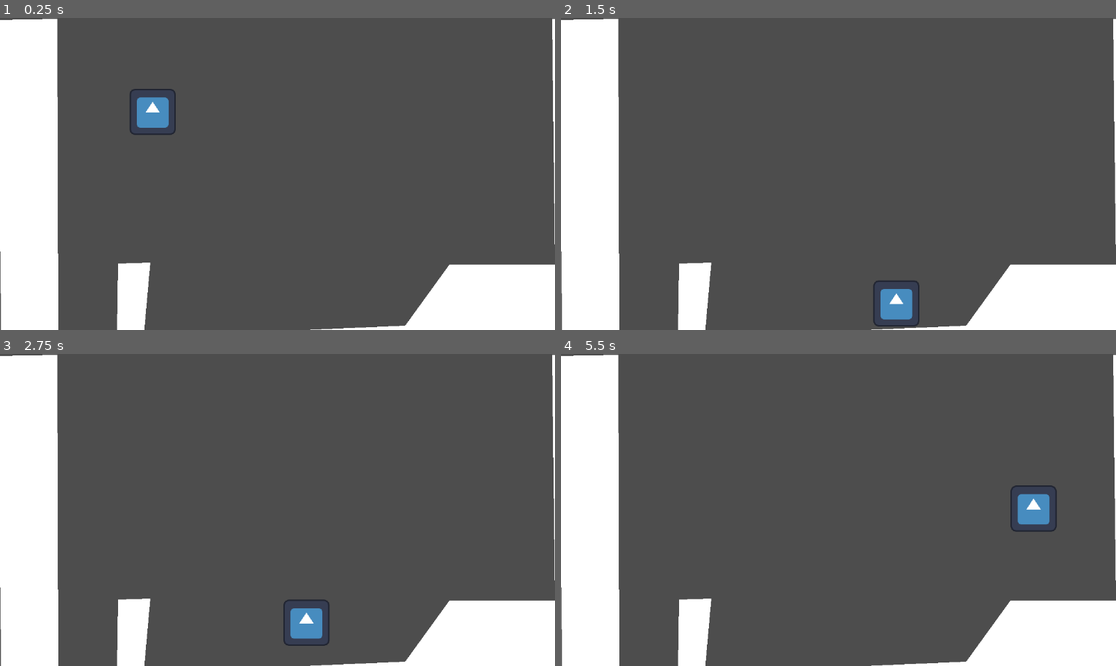
Above: before the commit, frames 1-4 (two rows, left to right).
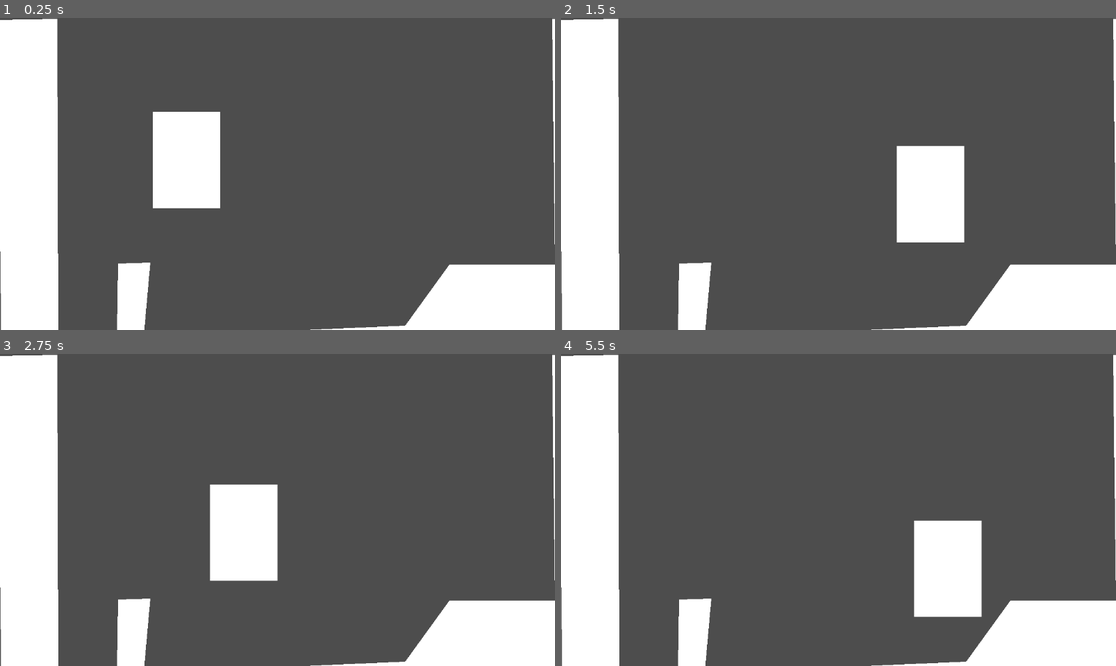
Above: after the commit, the same moments.

Repository: Colonelpanic0/Heist
Game: Godot game, scene res://Scenes/test2.tscn
Same seed, same stepped clock (60 frames per second), same inputs: the game is played once before the commit and once after it. This scene is started directly instead of the project's main scene. The engine's default icon, where the game draws it, is replaced by a stand-in: a white triangle on a blue panel in a dark square.
Inputs:
- Up to frame 1 (0.25 s): no input
- Up to frame 2 (1.5 s): tap Enter (ui_accept) at 0.5, 0.6 s; hold D (Right) from 0.53 s (still down); tap 1 (Jump) at 0.77, 0.8, 1.07, 1.35 s
- Up to frame 3 (2.75 s): tap 1 (Jump) at 1.52, 1.82, 2.3 s; tap Enter (ui_accept) at 1.55 s; release D (Right) at 2.03 s; hold A (Left) from 2.03 s (still down); hold Space (Start) from 2.03 s (still down)
- Up to frame 4 (5.5 s): release A (Left) at 2.78 s; release Space (Start) at 2.78 s; hold D (Right) 2.78-4.28 s; tap Enter (ui_accept) at 2.85, 3.6, 4.55 s; tap 1 (Jump) at 3.02, 3.32, 3.77, 3.8, 4.07, 4.35, 4.52, 4.82, 5.3 s; hold A (Left) 4.28-5.03 s; hold D (Right) from 5.03 s (still down); hold Space (Start) from 5.03 s (still down)

The runs differ from the first frame. In frame 1, 4.3% of the frame differs, in the area x 23-40%, y 22-62%; in frame 2, 4.5%; in frame 3, 4.5%; in frame 4, 4.6%, in the area x 63-90%, y 42-85%.

Commit message:
Player
Player changes

Diff:
--- a/heist/Scenes/Player.tscn
+++ b/heist/Scenes/Player.tscn
@@ -1,17 +1,18 @@
-[gd_scene load_steps=4 format=3 uid="uid://cp2fklmpdt0mk"]
+[gd_scene load_steps=3 format=3 uid="uid://cp2fklmpdt0mk"]
 
 [ext_resource type="Script" uid="uid://bslnuks1opjgj" path="res://Scenes/player.gd" id="1_kyqiw"]
-[ext_resource type="Texture2D" uid="uid://b88ecdcma7rem" path="res://Sprites/icon.svg" id="1_rpqav"]
 
-[sub_resource type="RectangleShape2D" id="RectangleShape2D_kyqiw"]
+[sub_resource type="RectangleShape2D" id="RectangleShape2D_rpqav"]
+size = Vector2(28, 40)
 
-[node name="CharacterBody2D" type="CharacterBody2D"]
+[node name="Player" type="CharacterBody2D"]
 scale = Vector2(5, 5)
 script = ExtResource("1_kyqiw")
 
+[node name="ColorRect" type="ColorRect" parent="."]
+offset_right = 28.0
+offset_bottom = 40.0
+
 [node name="CollisionShape2D" type="CollisionShape2D" parent="."]
-shape = SubResource("RectangleShape2D_kyqiw")
-
-[node name="Sprite2D" type="Sprite2D" parent="."]
-scale = Vector2(0.15, 0.15)
-texture = ExtResource("1_rpqav")
+position = Vector2(14, 20)
+shape = SubResource("RectangleShape2D_rpqav")
--- a/heist/Scenes/player.gd
+++ b/heist/Scenes/player.gd
@@ -11,7 +11,7 @@
 		velocity += get_gravity() * delta
 
 	# Handle jump.
-	if Input.is_action_just_pressed("ui_accept") and is_on_floor():
+	if Input.is_action_just_pressed("Jump") and is_on_floor():
 		velocity.y = JUMP_VELOCITY
 
 	# Get the input direction and handle the movement/deceleration.
